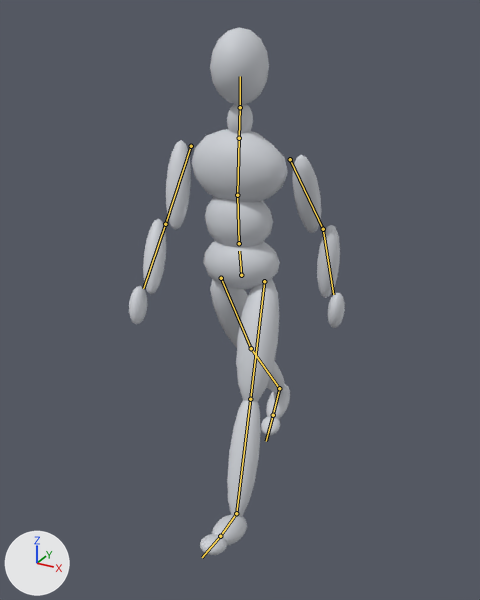
The glTF model assets/engine/characters/mannequin/mannequin.glb: old version first, new version second.
Camera for both pictures: a 50 mm camera at (1.116, -1.994, 1.856) aimed at (0.046, -0.05, 0.884). Every picture has the same lights, and +X, +Y and +Z are marked at lower left. The first picture is the older version. Both versions are drawn at frame 7 of the action 'Walk'; the numbers are the values there. The bones that change, and the others that lie on the model, are drawn over the model as lines.

Objects in the first picture: 'Mannequin'.
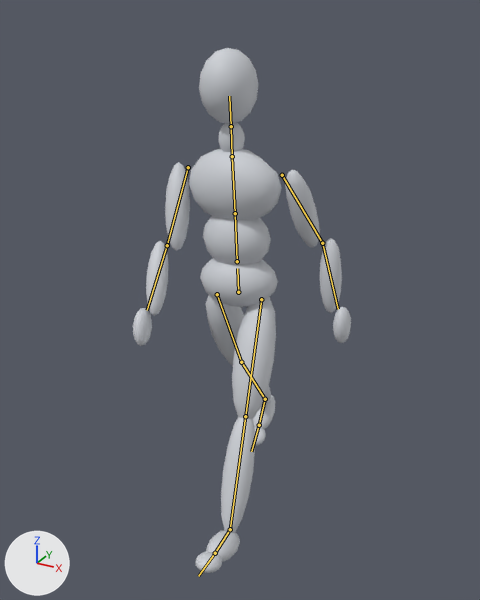
Edits to the scene script, one JSON object a line:
```json
{"block": "bone_hips", "where": "bone_hips = bpy.data.objects['MannequinRig'].pose.bones['hips']"}
{"op": "set", "path": "bone_hips.location", "old": "(0.014, 0.0, -0.023)", "new": "(0.014, -0.061, 0.0)"}
{"op": "set", "path": "bone_hips.rotation_quaternion", "old": "(0.998, -0.001, 0.025, 0.05)", "new": "(0.998, -0.001, 0.05, 0.025)", "note": "degrees (0, 3, 6) -> degrees (0, 6, 3)"}
{"block": "bone_spine", "where": "bone_spine = bpy.data.objects['MannequinRig'].pose.bones['spine']  # child of 'hips'"}
{"op": "set", "path": "bone_spine.rotation_quaternion", "old": "(0.999, 0.0, 0.0, -0.034)", "new": "(0.999, 0.0, -0.034, 0.0)", "note": "degrees (0, 0, -4) -> degrees (0, -4, 0)"}
{"block": "bone_chest", "where": "bone_chest = bpy.data.objects['MannequinRig'].pose.bones['chest']  # child of 'spine'"}
{"op": "set", "path": "bone_chest.rotation_quaternion", "old": "(0.999, 0.0, 0.0, -0.034)", "new": "(0.999, 0.0, -0.034, 0.0)", "note": "degrees (0, 0, -4) -> degrees (0, -4, 0)"}
{"block": "bone_head", "where": "bone_head = bpy.data.objects['MannequinRig'].pose.bones['head']  # child of 'neck'"}
{"op": "set", "path": "bone_head.rotation_quaternion", "old": "(1.0, 0.0, 0.0, 0.025)", "new": "(1.0, 0.0, 0.025, 0.0)", "note": "degrees (0, 0, 3) -> degrees (0, 3, 0)"}
```

Location of each change, (x1, y1, x2, y2) in pixels of the pictures (480 x 600 px):
```json
{"object": "Mannequin", "change": "posed", "before": [129, 27, 345, 555], "after": [133, 48, 351, 573]}
{"bone": "hips", "before": "(241, 275) to (239, 251)", "after": "(238, 292) to (237, 268)"}
{"bone": "spine", "before": "(239, 243) to (237, 195)", "after": "(237, 261) to (235, 213)"}
{"bone": "chest", "before": "(237, 195) to (239, 138)", "after": "(235, 213) to (232, 156)"}
{"bone": "head", "before": "(240, 107) to (240, 76)", "after": "(231, 126) to (229, 96)"}
```
